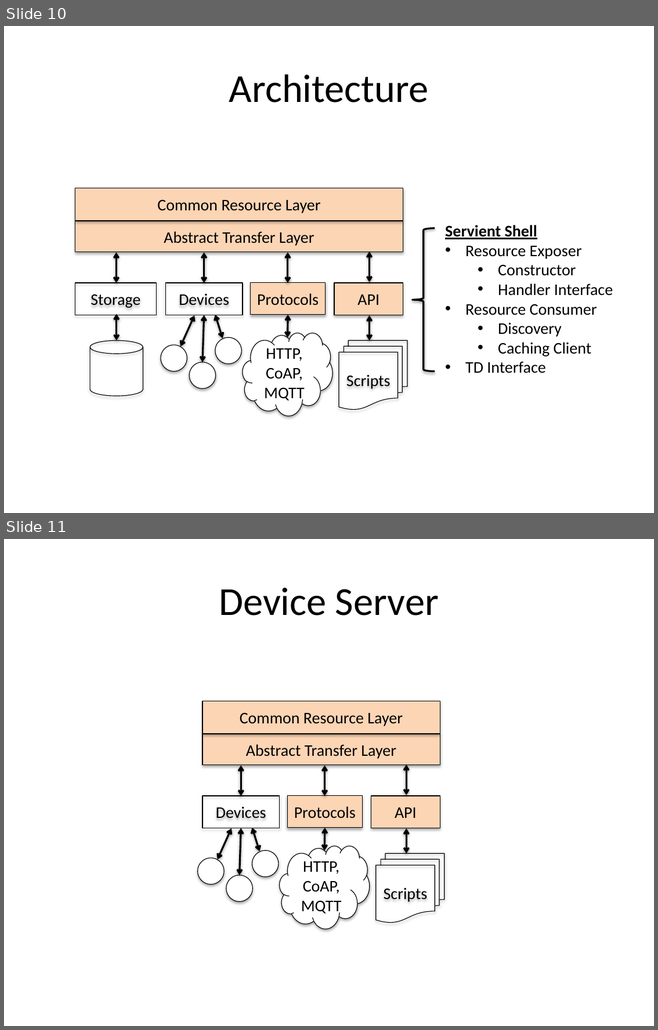
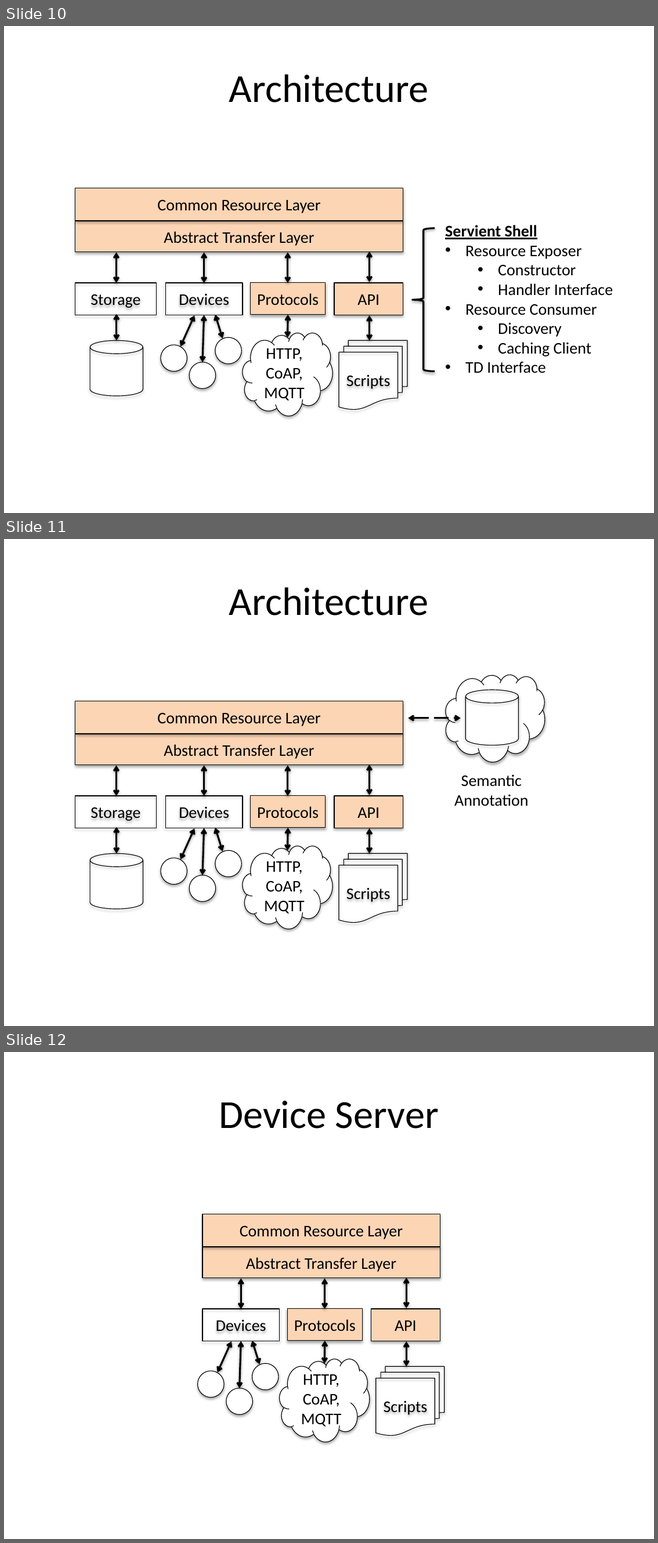
Before and after one commit to hyperstate/hyperstate-docs, a slide deck: wot-11may16.pptx. Shown one above the other, each under a label of ours: slides 10 and 11 before the commit, slides 10, 11 and 12 after it. The pictures are 658x1030 and 658x1543 pixels, drawn with LibreOffice and Linux fonts; fonts in the diff are those of the drawing. Boxes give left, top, right and bottom in pixels: in the first picture for what was removed or moved away, otherwise in the second. Text is boxed around its words. In the diff, an @@ line names an element or a change of style, - is before the commit and + after.

Commit message:
add transfer layer document
WoT transfer layer mapping document

```diff
--- a/wot-11may16.pptx
+++ b/wot-11may16.pptx
@@ slide 11 added at (4, 539, 654, 1026), background #FFFFFF @@
@@ title added at (229, 587, 429, 616), 44 pt, text #000000 @@
+Architecture
@@ cloud added at (441, 668, 549, 768), fill #FFFFFF, outline #000000 0.75 pt @@
@@ cylinder added at (465, 690, 518, 745), outline #000000 0.75 pt @@
@@ rectangle added at (75, 701, 403, 734), fill #FCD5B5, outline #000000 0.75 pt, 18 pt, text #000000 @@
+Common Resource Layer
@@ double arrow added from (408, 718) to (460, 718), #000000 2 pt dashed @@
@@ rectangle added at (75, 734, 403, 765), fill #FCD5B5, outline #000000 0.75 pt, 18 pt, text #000000 @@
+Abstract Transfer Layer
@@ double arrow added from (369, 765) to (369, 795), #000000 2 pt @@
@@ double arrow added from (117, 766) to (117, 797), #000000 2 pt @@
@@ double arrow added from (204, 766) to (204, 797), #000000 2 pt @@
@@ double arrow added from (288, 766) to (288, 797), #000000 2 pt @@
@@ text added at (454, 774, 528, 806), 18 pt, text #000000 @@
+Semantic Annotation
@@ rectangle added at (75, 797, 157, 829), outline #000000 0.75 pt, 18 pt, text #000000 @@
+Storage
@@ rectangle added at (165, 797, 242, 829), outline #000000 0.75 pt, 18 pt, text #000000 @@
+Devices
@@ rectangle added at (250, 795, 325, 828), fill #FCD5B5, outline #000000 0.75 pt, 18 pt, text #000000 @@
+Protocols
@@ rectangle added at (334, 797, 403, 829), fill #FCD5B5, outline #000000 0.75 pt, 18 pt, text #000000 @@
+API
@@ double arrow added from (117, 827) to (117, 853), #000000 2 pt @@
@@ double arrow added from (194, 829) to (181, 859), #000000 2 pt @@
@@ double arrow added from (204, 828) to (202, 875), #000000 2 pt @@
@@ double arrow added from (215, 828) to (222, 852), #000000 2 pt @@
@@ double arrow added from (288, 828) to (287, 851), #000000 2 pt @@
@@ double arrow added from (369, 829) to (369, 853), #000000 2 pt @@
@@ ellipse added at (215, 851, 241, 878), fill #FFFFFF, outline #000000 0.75 pt @@
@@ cloud added at (242, 846, 332, 929), fill #FFFFFF, outline #000000 0.75 pt, 18 pt, text #000000 @@
+HTTP, CoAP, MQTT
@@ cylinder added at (90, 853, 143, 908), outline #000000 0.75 pt @@
@@ ellipse added at (161, 858, 187, 885), fill #FFFFFF, outline #000000 0.75 pt @@
@@ flow chart multidocument added at (339, 853, 407, 923), outline #000000 0.75 pt, 18 pt, text #000000 @@
+Scripts
@@ ellipse added at (189, 875, 215, 902), fill #FFFFFF, outline #000000 0.75 pt @@
@@ what was slide 11 is now slide 12 @@
```
Also in this commit, not shown: 1 other file.
